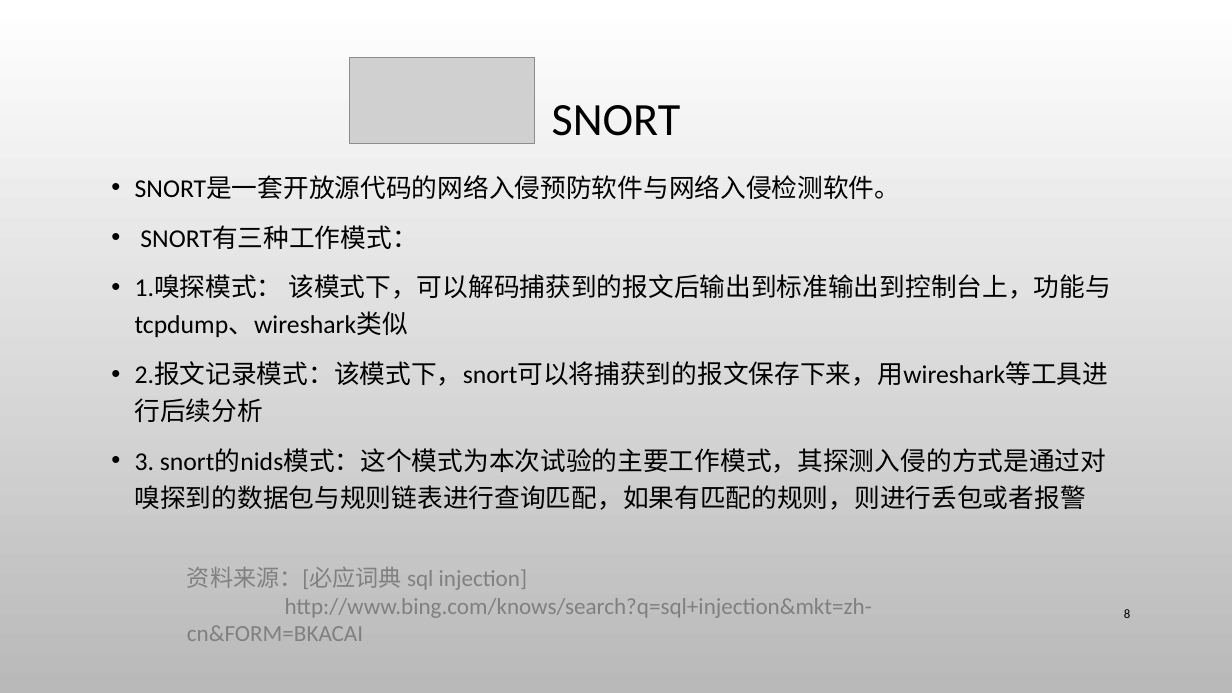
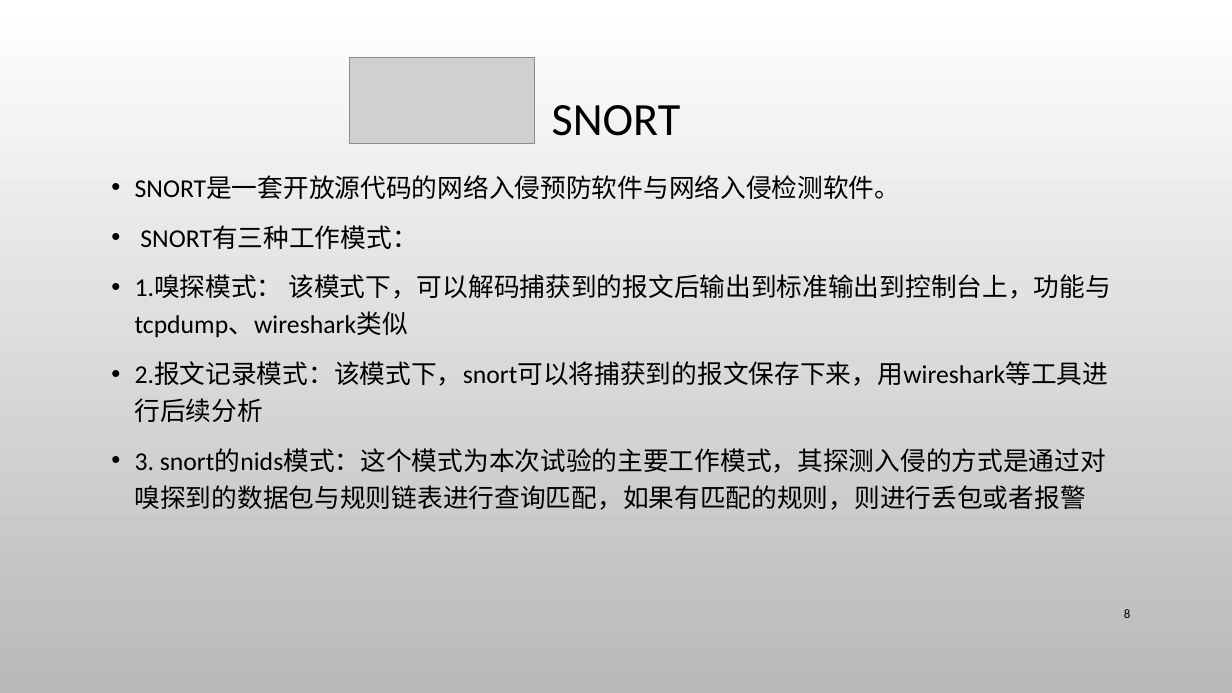
Before and after one commit to CUCCS/ns, a slide deck: slide 8 of 2016-2/HJJ_ZL/flippedclassroom/Snort入侵检测防御系统.pptx. Drawn at 1232x693 pixels with LibreOffice and Linux fonts; fonts in the diff are those of the drawing; grey boxes stand for pictures; background and template pictures are left out. Boxes give left, top, right and bottom in pixels: in the first picture for what was removed or moved away, otherwise in the second. Text is boxed around its words. In the diff, an @@ line names an element or a change of style, - is before the commit and + after.

```diff
--- a/2016-2/HJJ_ZL/flippedclassroom/Snort入侵检测防御系统.pptx
+++ b/2016-2/HJJ_ZL/flippedclassroom/Snort入侵检测防御系统.pptx
@@ text removed at (187, 567, 872, 641) @@
-资料来源：[必应词典 sql injection]
-http://www.bing.com/knows/search?q=sql+injection&mkt=zh-cn&FORM=BKACAI
```
Also in this commit, not shown: 8 other slides changed, 4 slides added.
